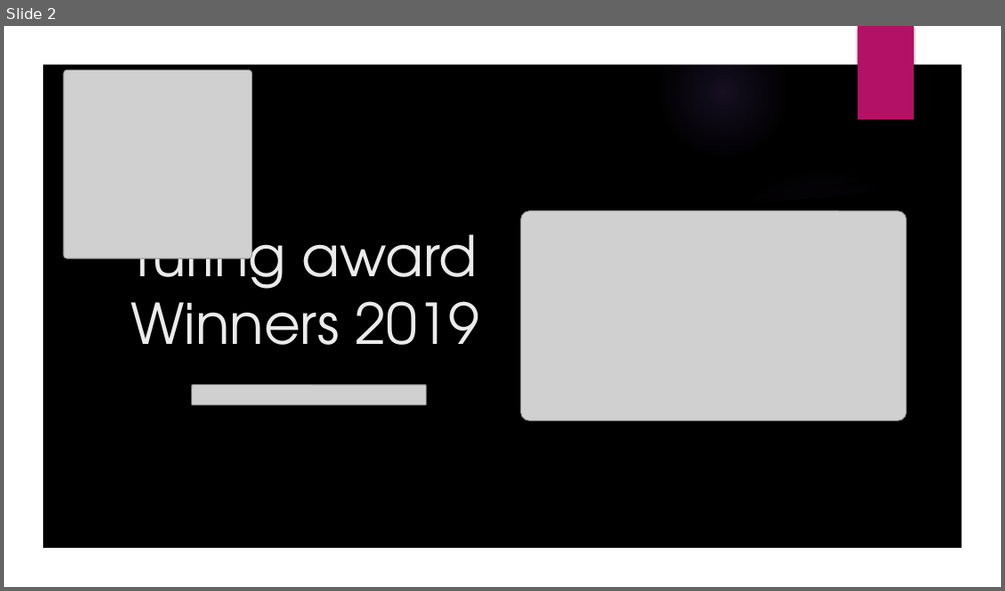
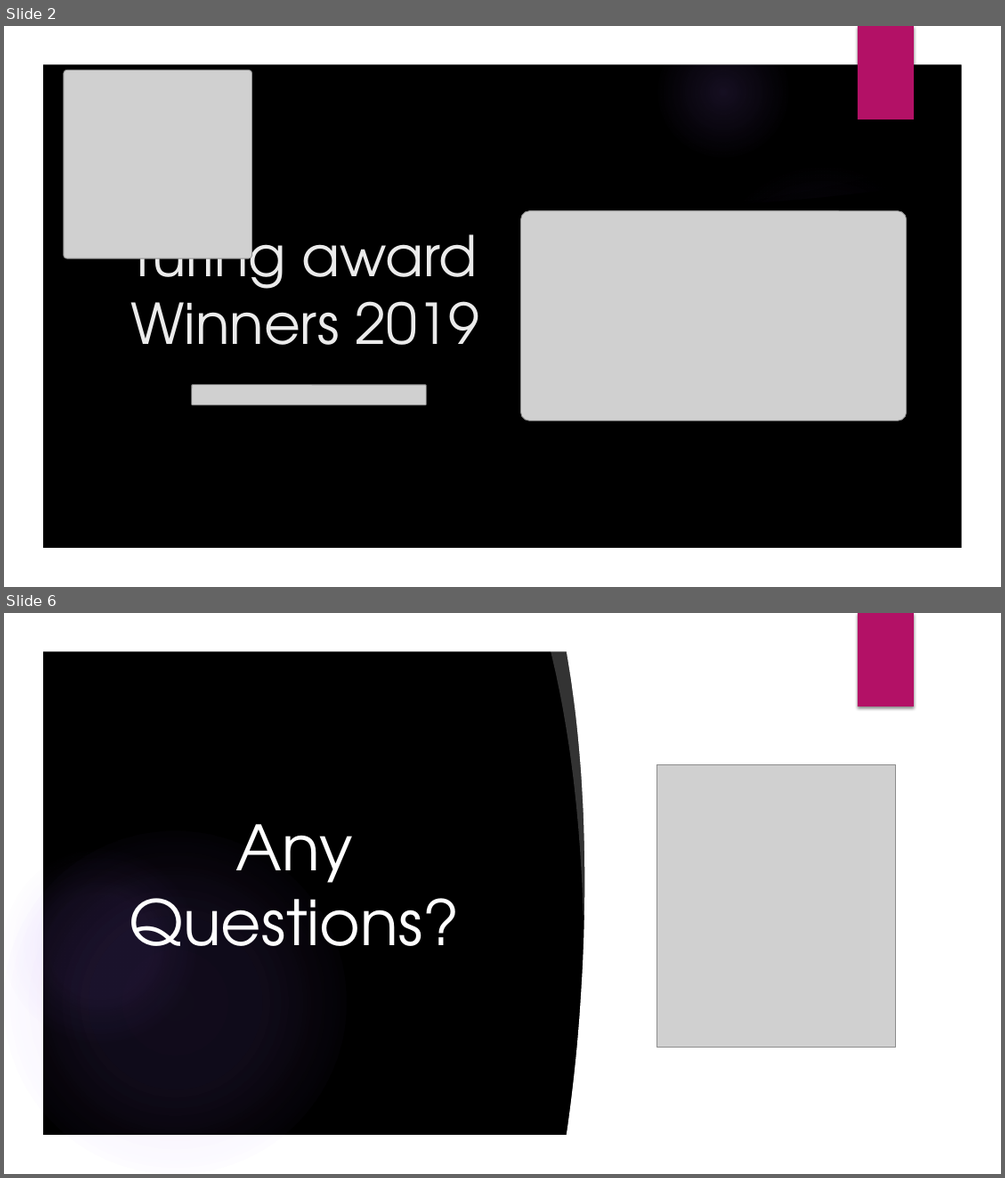
Before and after one commit to GallagherStephen/ResearchMethodsPresentation, a slide deck: Research Methods in Computing Presentation.pptx. Shown one above the other, each under a label of ours: slide 2 before the commit, slides 2 and 6 after it; the slides between them are not shown. The pictures are 1005x591 and 1005x1178 pixels, drawn with LibreOffice and Linux fonts; fonts in the diff are those of the drawing; grey boxes stand for pictures; background and template pictures are left out. Boxes give left, top, right and bottom in pixels: in the first picture for what was removed or moved away, otherwise in the second. Text is boxed around its words. In the diff, an @@ line names an element or a change of style, - is before the commit and + after.

```diff
--- a/Research Methods in Computing Presentation.pptx
+++ b/Research Methods in Computing Presentation.pptx
@@ slide 6 added at box(4, 613, 1001, 1174), background picture (left out); not listed: 7 template elements that a slide beside it also shows @@
@@ freeform shape added at box(4, 613, 1001, 1174), fill #000000 @@
@@ freeform shape added at box(4, 613, 1001, 1174), fill #FFFFFF @@
@@ rectangle added at box(858, 613, 914, 706), fill #B31166 @@
@@ freeform shape added at box(550, 644, 607, 916), fill #FFFFFF at 20% opacity @@
@@ freeform shape added at box(566, 646, 966, 1141), fill #FFFFFF @@
@@ picture added at box(657, 765, 896, 1047) @@
@@ text added at box(129, 824, 460, 946), 60 pt, text #FFFFFF @@
+Any Questions?
@@ ellipse added at box(4, 831, 347, 1174), fill gradient #9B6BF2 @@
@@ ellipse added at box(4, 850, 197, 1043), fill gradient #9B6BF2 @@
```
Also in this commit, not shown: 2 slides changed, 1 other slide added, 1 slide removed.
